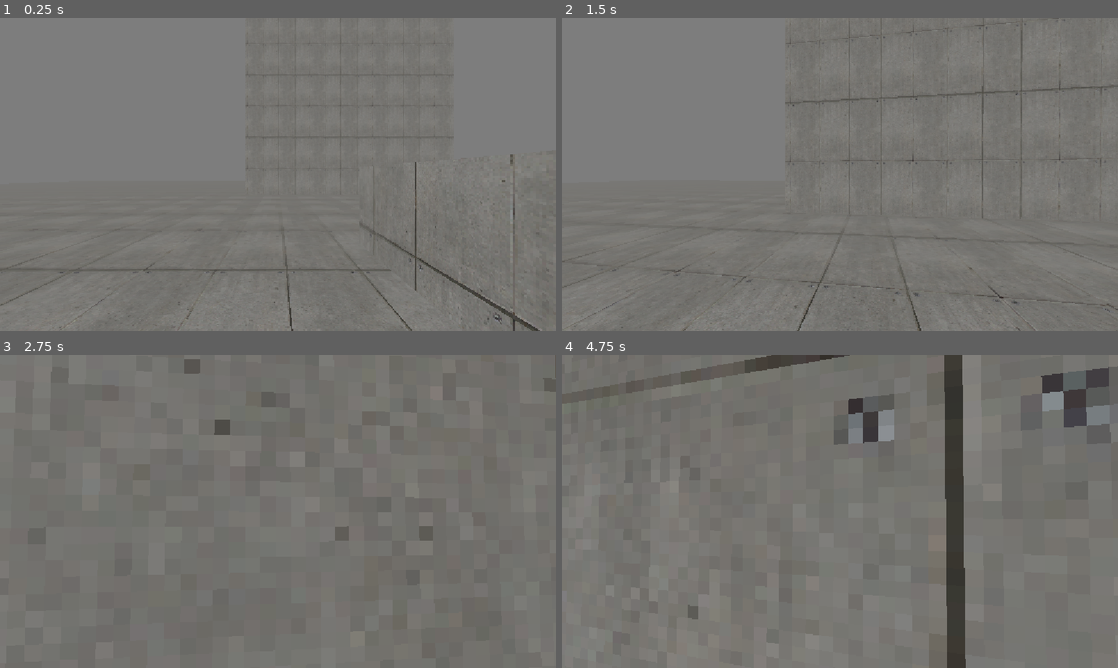
Above: before the commit, frames 1-4 (two rows, left to right).
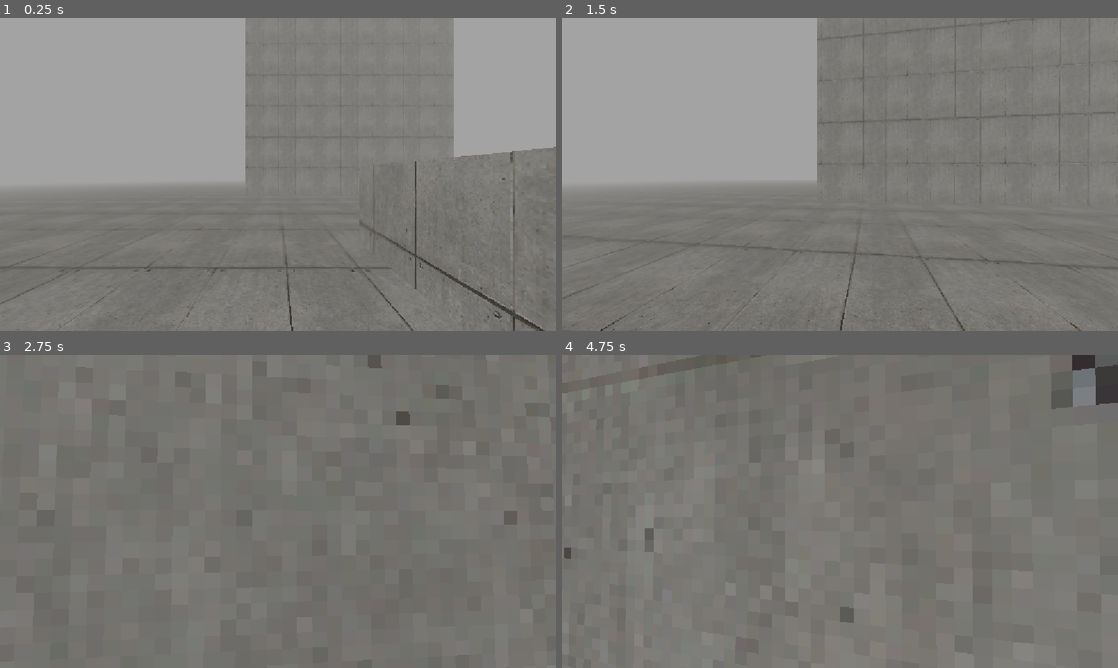
Above: after the commit, the same moments.

Repository: hirqshi/horseshoe
Game: Godot game, scene res://test/movement_test.tscn
Same seed, same stepped clock (60 frames per second), same inputs: the game is played once before the commit and once after it. The project has no main scene, so this scene is started directly.
Inputs (mouse positions are in pixels of both pictures, inside the frame that each line leads up to):
- Up to frame 1 (0.25 s): no input
- Up to frame 2 (1.5 s): tap Enter at 0.5 s; move the mouse to (867, 174) at 0.52 s; hold Ctrl (slide) 0.53-1.28 s; hold W (move_forward) from 0.53 s (still down); tap Space (jump) at 0.77 s; move the mouse to (812, 174) at 1.27 s; tap Ctrl (slide) at 1.35 s
- Up to frame 3 (2.75 s): keep holding W (move_forward); tap Space (jump) at 1.52 s; move the mouse to (289, 505) at 2.02 s; hold Shift (walk) from 2.03 s (still down); tap Ctrl (slide) at 2.3 s
- Up to frame 4 (4.75 s): keep holding W (move_forward); move the mouse to (834, 517) at 2.77 s; release Shift (walk) at 2.78 s; tap Ctrl (slide) at 2.85, 4.55 s; tap Space (jump) at 3.02, 3.77, 4.52 s; move the mouse to (878, 514) at 3.52 s; hold Ctrl (slide) 3.53-4.28 s; move the mouse to (795, 508) at 4.27 s; tap Shift (walk) at 4.35 s

The runs differ from the first frame. In frame 1, 33% of the frame differs, in the area x 0-100%, y 0-100%; in frame 2, 27%; in frame 3, 0.8%; in frame 4, 7.9%.

Commit message:
crouch added

Diff:
--- /dev/null
+++ b/player/actions/crouch/crouch_action.gd
@@ -0,0 +1,53 @@
+class_name CrouchAction
+extends MovementAction
+
+@export var max_start_speed_mps: float = 4.0
+@export var crouch_max_speed_mps: float = 3.5
+@export var crouch_deceleration_mps2: float = 48.0
+
+var _motor: MovementMotor
+
+func setup(motor: MovementMotor) -> void:
+	_motor = motor
+
+func can_start(context: MovementContext) -> bool:
+	var horizontal_speed_mps: float = (
+		context.get_horizontal_velocity().length()
+	)
+
+	return (
+		context.is_grounded
+		and context.player_input.is_slide_held
+		and horizontal_speed_mps <= max_start_speed_mps
+	)
+
+func start(_context: MovementContext) -> void:
+	_motor.stance.try_set_crouching(true)
+
+func physics_tick(context: MovementContext) -> bool:
+	if not context.player_input.is_slide_held:
+		return false
+
+	_limit_horizontal_speed(context)
+	return true
+
+func finish(_context: MovementContext) -> void:
+	_motor.stance.try_set_crouching(false)
+
+func _limit_horizontal_speed(context: MovementContext) -> void:
+	var horizontal_velocity: Vector3 = context.get_horizontal_velocity()
+	var current_speed_mps: float = horizontal_velocity.length()
+
+	if current_speed_mps <= crouch_max_speed_mps:
+		return
+
+	var target_velocity: Vector3 = (
+		horizontal_velocity.normalized() * crouch_max_speed_mps
+	)
+
+	horizontal_velocity = horizontal_velocity.move_toward(
+		target_velocity,
+		crouch_deceleration_mps2 * context.delta
+	)
+
+	context.set_horizontal_velocity(horizontal_velocity)
--- a/player/movement/movement_motor.gd
+++ b/player/movement/movement_motor.gd
@@ -8,6 +8,7 @@
 @export var config: MovementConfig
 @export var view_pivot: Node3D
 @export var sensors: PlayerSensors
+@export var stance: PlayerStance
 
 @onready var _grounded_state: GroundedLocomotionState = (
 	get_node_or_null("GroundedState") as GroundedLocomotionState
@@ -51,6 +52,11 @@
 		set_physics_process(false)
 		return
 
+	if stance == null:
+		push_error("MovementMotor requires PlayerStance.")
+		set_physics_process(false)
+		return
+
 	if _grounded_state == null or _airborne_state == null:
 		push_error("MovementMotor requires GroundedState and AirborneState.")
 		set_physics_process(false)
@@ -70,7 +76,12 @@
 	_context.player_input = _player_input
 
 	_was_on_floor = _body.is_on_floor()
-	_active_state = _grounded_state if _was_on_floor else _airborne_state
+
+	if _was_on_floor:
+		_active_state = _grounded_state
+	else:
+		_active_state = _airborne_state
+
 	_active_state.enter(_context)
 
 func _physics_process(delta: float) -> void:
@@ -128,9 +139,12 @@
 	_was_on_floor = is_on_floor_now
 
 func _update_locomotion_state() -> void:
-	var next_state: LocomotionState = (
-		_grounded_state if _body.is_on_floor() else _airborne_state
-	)
+	var next_state: LocomotionState
+
+	if _body.is_on_floor():
+		next_state = _grounded_state
+	else:
+		next_state = _airborne_state
 
 	if next_state == _active_state:
 		return
--- a/player/movement/player_input.gd
+++ b/player/movement/player_input.gd
@@ -7,6 +7,7 @@
 var is_jump_pressed: bool = false
 var is_jump_held: bool = false
 var is_slide_pressed: bool = false
+var is_slide_held: bool = false
 
 func update_from_input() -> void:
 	move = Input.get_vector(
@@ -20,3 +21,4 @@
 	is_jump_pressed = Input.is_action_just_pressed("jump")
 	is_jump_held = Input.is_action_pressed("jump")
 	is_slide_pressed = Input.is_action_just_pressed("slide")
+	is_slide_held = Input.is_action_pressed("slide")
--- a/player/player.tscn
+++ b/player/player.tscn
@@ -10,29 +10,40 @@
 [ext_resource type="Script" uid="uid://y5oaj8gqj3l8" path="res://player/actions/action_controller.gd" id="8_8t03j"]
 [ext_resource type="Script" uid="uid://dcg5etkq4idhh" path="res://player/actions/dash/dash_action.gd" id="9_2ieo8"]
 [ext_resource type="Resource" uid="uid://bti7l146y8ekq" path="res://data/movement/default_dash_config.tres" id="10_ebec5"]
+[ext_resource type="Script" uid="uid://g6ku284a0f23" path="res://player/actions/crouch/crouch_action.gd" id="10_yllr7"]
+[ext_resource type="Script" uid="uid://css26icnxn6px" path="res://player/stance/player_stance.gd" id="11_2ieo8"]
 
 [sub_resource type="CapsuleShape3D" id="CapsuleShape3D_6m30h"]
 radius = 0.205
 height = 1.6
 
+[sub_resource type="CapsuleShape3D" id="CapsuleShape3D_8t03j"]
+radius = 0.205
+height = 0.6434082
+
 [node name="Player" type="CharacterBody3D" unique_id=361433541]
 script = ExtResource("1_g1dw6")
 
-[node name="CollisionShape3D" type="CollisionShape3D" parent="." unique_id=1632523810]
+[node name="StandingCollider" type="CollisionShape3D" parent="." unique_id=1632523810]
 shape = SubResource("CapsuleShape3D_6m30h")
 
+[node name="CrouchingCollider" type="CollisionShape3D" parent="." unique_id=629685485]
+transform = Transform3D(1, 0, 0, 0, 1, 0, 0, 0, 1, 0, -0.47829592, 0)
+shape = SubResource("CapsuleShape3D_8t03j")
+
 [node name="Head" type="Node3D" parent="." unique_id=1139077187]
-transform = Transform3D(1, 0, 0, 0, 1, 0, 0, 0, 1, 0, 0.5164577, 0)
+transform = Transform3D(1, 0, 0, 0, 1, 0, 0, 0, 1, 0, 0.5, 0)
 script = ExtResource("2_yw30f")
 body_path = NodePath("..")
 
 [node name="Camera3D" type="Camera3D" parent="Head" unique_id=2116220637]
 
-[node name="MovementMotor" type="Node" parent="." unique_id=2105785744 node_paths=PackedStringArray("view_pivot", "sensors")]
+[node name="MovementMotor" type="Node" parent="." unique_id=2105785744 node_paths=PackedStringArray("view_pivot", "sensors", "stance")]
 script = ExtResource("3_qjkh3")
 config = ExtResource("4_yw30f")
 view_pivot = NodePath("../Head")
 sensors = NodePath("../PlayerSensors")
+stance = NodePath("../PlayerStance")
 
 [node name="GroundedState" type="Node" parent="MovementMotor" unique_id=524861878]
 script = ExtResource("5_boad6")
@@ -47,5 +58,16 @@
 script = ExtResource("9_2ieo8")
 config = ExtResource("10_ebec5")
 
+[node name="CrouchAction" type="Node" parent="MovementMotor/ActionController" unique_id=1004303175]
+script = ExtResource("10_yllr7")
+
 [node name="PlayerSensors" type="Node" parent="." unique_id=1562123672]
 script = ExtResource("5_qjkh3")
+
+[node name="PlayerStance" type="Node" parent="." unique_id=855263564 node_paths=PackedStringArray("standing_collider", "crouching_collider", "head")]
+script = ExtResource("11_2ieo8")
+standing_collider = NodePath("../StandingCollider")
+crouching_collider = NodePath("../CrouchingCollider")
+head = NodePath("../Head")
+standing_head_height_m = 0.5
+crouching_head_height_m = 0.2
--- /dev/null
+++ b/player/stance/player_stance.gd
@@ -0,0 +1,142 @@
+class_name PlayerStance
+extends Node
+
+signal stance_changed(is_crouching: bool)
+
+@export_category("nodes")
+@export var standing_collider: CollisionShape3D
+@export var crouching_collider: CollisionShape3D
+@export var head: Node3D
+
+@export_category("collision")
+@export var clearance_collision_mask: int = 1
+@export_range(0.0, 0.1, 0.005) var clearance_margin_m: float = 0.02
+
+@export_category("camera")
+@export var standing_head_height_m: float = 1.6
+@export var crouching_head_height_m: float = 0.95
+@export var camera_transition_speed_mps: float = 8.0
+
+var _body: CharacterBody3D
+var _is_crouching: bool = false
+var _wants_to_stand: bool = false
+
+func _ready() -> void:
+	_body = get_parent() as CharacterBody3D
+
+	if _body == null:
+		push_error("PlayerStance must be a child of CharacterBody3D.")
+		set_process(false)
+		return
+
+	if standing_collider == null:
+		push_error("PlayerStance requires StandingCollider.")
+		set_process(false)
+		return
+
+	if crouching_collider == null:
+		push_error("PlayerStance requires CrouchingCollider.")
+		set_process(false)
+		return
+
+	if head == null:
+		push_error("PlayerStance requires Head.")
+		set_process(false)
+		return
+
+	_is_crouching = standing_collider.disabled
+	_apply_head_height(true)
+
+func _process(delta: float) -> void:
+	_apply_head_height(false, delta)
+
+func _physics_process(_delta: float) -> void:
+	if not _wants_to_stand:
+		return
+
+	if not can_stand():
+		return
+
+	_set_crouching(false)
+	_wants_to_stand = false
+
+func is_crouching() -> bool:
+	return _is_crouching
+
+func try_set_crouching(value: bool) -> bool:
+	if value:
+		_wants_to_stand = false
+
+		if _is_crouching:
+			return true
+
+		_set_crouching(true)
+		return true
+
+	_wants_to_stand = true
+
+	if not _is_crouching:
+		_wants_to_stand = false
+		return true
+
+	if not can_stand():
+		return false
+
+	_set_crouching(false)
+	_wants_to_stand = false
+	return true
+
+func force_crouching() -> void:
+	try_set_crouching(true)
+
+func can_stand() -> bool:
+	if standing_collider.shape == null:
+		return false
+
+	var query: PhysicsShapeQueryParameters3D = (
+		PhysicsShapeQueryParameters3D.new()
+	)
+
+	query.shape = standing_collider.shape
+	var probe_transform: Transform3D = standing_collider.global_transform
+	probe_transform.origin.y += clearance_margin_m
+
+	query.transform = probe_transform
+	query.collision_mask = clearance_collision_mask
+	query.exclude = [_body.get_rid()]
+	query.collide_with_bodies = true
+	query.collide_with_areas = false
+	query.margin = 0.0
+
+	var space_state: PhysicsDirectSpaceState3D = (
+		_body.get_world_3d().direct_space_state
+	)
+
+	var overlaps: Array[Dictionary] = (
+		space_state.intersect_shape(query, 1)
+	)
+
+	return overlaps.is_empty()
+
+func _apply_head_height(is_immediate: bool, delta: float = 0.0) -> void:
+	var target_height_m: float = (
+		crouching_head_height_m
+		if _is_crouching
+		else standing_head_height_m
+	)
+
+	if is_immediate:
+		head.position.y = target_height_m
+		return
+
+	head.position.y = move_toward(
+		head.position.y,
+		target_height_m,
+		camera_transition_speed_mps * delta
+	)
+
+func _set_crouching(value: bool) -> void:
+	_is_crouching = value
+	standing_collider.set_deferred("disabled", _is_crouching)
+	crouching_collider.set_deferred("disabled", not _is_crouching)
+	stance_changed.emit(_is_crouching)
--- a/test/movement_test.tscn
+++ b/test/movement_test.tscn
@@ -9,7 +9,11 @@
 background_energy_multiplier = 3.45
 ambient_light_color = Color(0.69, 0.69, 0.69, 1)
 fog_enabled = true
-fog_light_color = Color(0.49, 0.49, 0.49, 1)
+fog_mode = 1
+fog_light_color = Color(0.64, 0.64, 0.64, 1)
+fog_density = 1.0
+fog_depth_begin = 1.0
+fog_depth_end = 52.0
 
 [sub_resource type="StandardMaterial3D" id="StandardMaterial3D_6m30h"]
 albedo_texture = ExtResource("1_626n2")
@@ -22,49 +26,63 @@
 [node name="WorldEnvironment" type="WorldEnvironment" parent="." unique_id=161113137]
 environment = SubResource("Environment_ioc36")
 
-[node name="CSGBox3D" type="CSGBox3D" parent="." unique_id=1244169388]
+[node name="TestWorld" type="Node3D" parent="." unique_id=1143929114]
+
+[node name="CSGBox3D" type="CSGBox3D" parent="TestWorld" unique_id=1244169388]
 transform = Transform3D(1, 0, 0, 0, 1, 0, 0, 0, 1, 0, -0.16461182, 0.951416)
 use_collision = true
 size = Vector3(80, 0.671, 80)
 material = SubResource("StandardMaterial3D_6m30h")
 
-[node name="CSGBox3D2" type="CSGBox3D" parent="." unique_id=2097932927]
+[node name="CSGBox3D2" type="CSGBox3D" parent="TestWorld" unique_id=2097932927]
 transform = Transform3D(1, 0, 0, 0, 1, 0, 0, 0, 1, 2.9639282, -3.3754904, 0.951416)
 use_collision = true
 size = Vector3(4.0721436, 10, 10)
 material = SubResource("StandardMaterial3D_6m30h")
 
-[node name="CSGBox3D3" type="CSGBox3D" parent="." unique_id=165814567]
+[node name="CSGBox3D9" type="CSGBox3D" parent="TestWorld" unique_id=531420330]
+transform = Transform3D(1, 0, 0, 0, 1, 0, 0, 0, 1, 18.72274, 0.07455683, 0.951416)
+use_collision = true
+size = Vector3(8.553528, 2.3300781, 10)
+material = SubResource("StandardMaterial3D_6m30h")
+
+[node name="CSGBox3D10" type="CSGBox3D" parent="TestWorld" unique_id=317166743]
+transform = Transform3D(1, 0, 0, 0, 1, 0, 0, 0, 1, 21.410011, 3.7083235, 0.951416)
+use_collision = true
+size = Vector3(3.1789856, 2.1484375, 10)
+material = SubResource("StandardMaterial3D_6m30h")
+
+[node name="CSGBox3D3" type="CSGBox3D" parent="TestWorld" unique_id=165814567]
 transform = Transform3D(1, 0, 0, 0, 1, 0, 0, 0, 1, 10.410672, -3.036135, -0.3322754)
 use_collision = true
 size = Vector3(4.0721436, 10.678711, 7.432617)
 material = SubResource("StandardMaterial3D_6m30h")
 
-[node name="CSGBox3D4" type="CSGBox3D" parent="." unique_id=1776682055]
+[node name="CSGBox3D4" type="CSGBox3D" parent="TestWorld" unique_id=1776682055]
 transform = Transform3D(1, 0, 0, 0, 1, 0, 0, 0, 1, 9.114499, -3.036135, 9.737734)
 use_collision = true
 size = Vector3(6.6644897, 10.678711, 7.432617)
 material = SubResource("StandardMaterial3D_6m30h")
 
-[node name="CSGBox3D5" type="CSGBox3D" parent="." unique_id=1738990434]
+[node name="CSGBox3D5" type="CSGBox3D" parent="TestWorld" unique_id=1738990434]
 transform = Transform3D(1, 0, 0, 0, 1, 0, 0, 0, 1, -3.0062933, 4.6360455, 9.737734)
 use_collision = true
 size = Vector3(6.6644897, 26.023071, 7.432617)
 material = SubResource("StandardMaterial3D_6m30h")
 
-[node name="CSGBox3D6" type="CSGBox3D" parent="." unique_id=1161478873]
+[node name="CSGBox3D6" type="CSGBox3D" parent="TestWorld" unique_id=1161478873]
 transform = Transform3D(1, 0, 0, 0, 1, 0, 0, 0, 1, -12.221215, 6.990629, -0.8785982)
 use_collision = true
 size = Vector3(6.6644897, 30.732239, 7.432617)
 material = SubResource("StandardMaterial3D_6m30h")
 
-[node name="CSGBox3D7" type="CSGBox3D" parent="." unique_id=1663849477]
+[node name="CSGBox3D7" type="CSGBox3D" parent="TestWorld" unique_id=1663849477]
 transform = Transform3D(1, 0, 0, 0, 1, 0, 0, 0, 1, 3.8595066, 3.8226452, -16.7131)
 use_collision = true
 size = Vector3(13.164398, 24.39627, 7.432617)
 material = SubResource("StandardMaterial3D_6m30h")
 
-[node name="CSGBox3D8" type="CSGBox3D" parent="." unique_id=1659659683]
+[node name="CSGBox3D8" type="CSGBox3D" parent="TestWorld" unique_id=1659659683]
 transform = Transform3D(1, 0, 0, 0, 1, 0, 0, 0, 1, 29.75877, 3.8226452, -1.7159386)
 use_collision = true
 size = Vector3(5.74028, 24.39627, 12.181213)
Not shown, added: player/actions/crouch/crouch_action.gd.uid
Not shown, added: player/stance/player_stance.gd.uid
